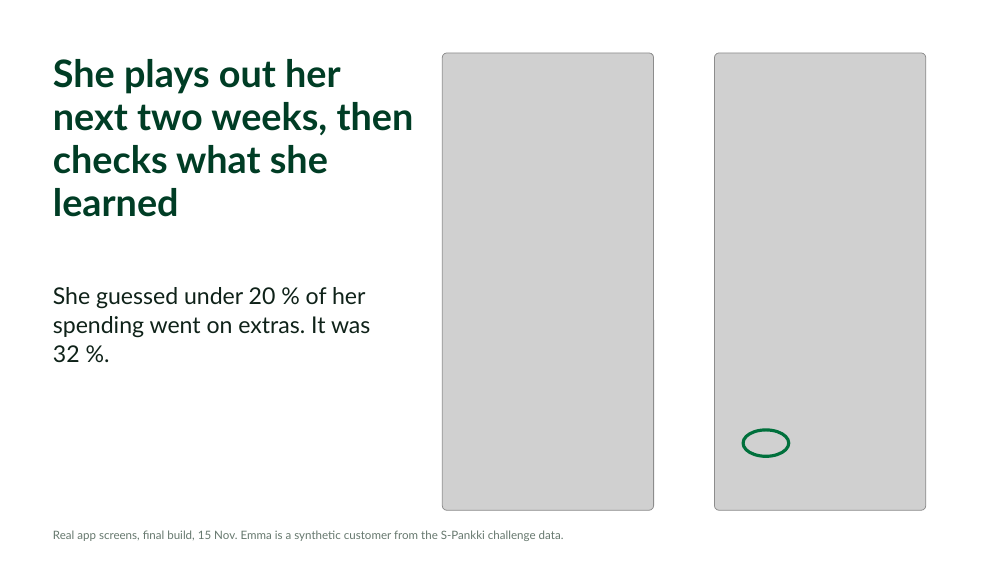
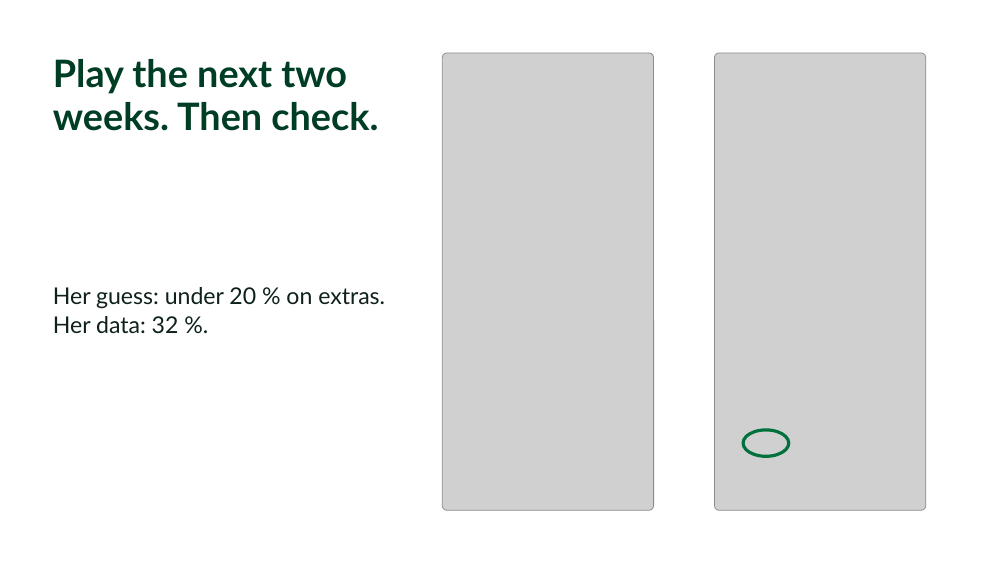
Before and after one commit to Asmoww/junction-s-pankki, a slide deck: slide 7 of docs/slides/S-Pankki-editorial.pptx. Drawn at 1008x567 pixels with LibreOffice and Linux fonts; fonts in the diff are those of the drawing; grey boxes stand for pictures. Boxes give left, top, right and bottom in pixels: in the first picture for what was removed or moved away, otherwise in the second. Text is boxed around its words. In the diff, an @@ line names an element or a change of style, - is before the commit and + after.

```diff
--- a/docs/slides/S-Pankki-editorial.pptx
+++ b/docs/slides/S-Pankki-editorial.pptx
@@ text at (53,59,378,131): text changed @@
-She plays out her next two weeks, then checks what she learned
+Play the next two weeks. Then check.
@@ text at (53,287,385,333): text changed @@
-She guessed under 20 % of her spending went on extras. It was 32 %.
+Her guess: under 20 % on extras. Her data: 32 %.
@@ text removed at (53,530,564,541) @@
-Real app screens, final build, 15 Nov. Emma is a synthetic customer from the S-Pankki challenge data.
```
Also in this commit, not shown: 8 other slides changed, 4 other files.
